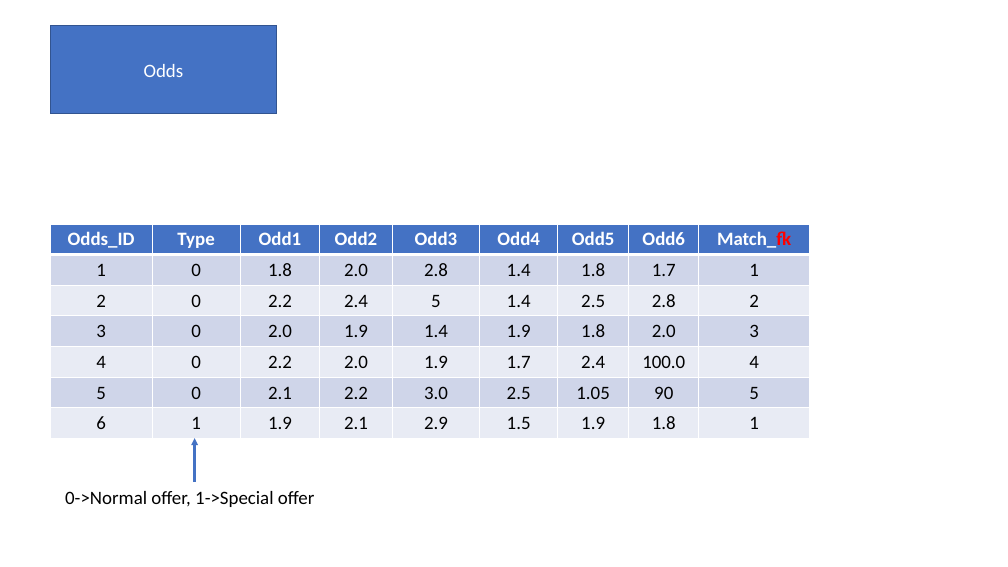
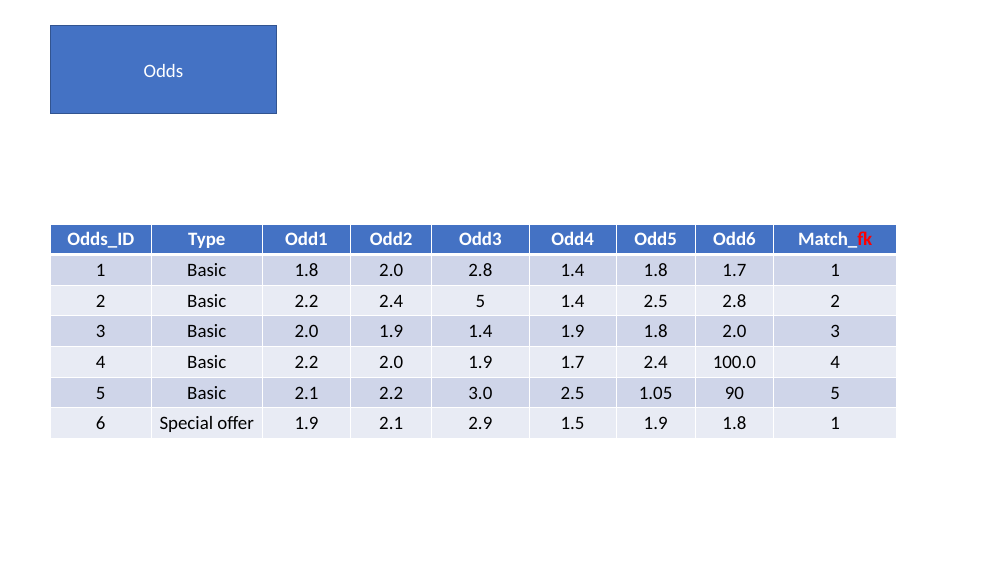
Before and after one commit to LjuboM/Betting-app, a slide deck: slide 6 of Database Logic.pptx. Drawn at 1008x567 pixels with LibreOffice and Linux fonts; fonts in the diff are those of the drawing. Boxes give left, top, right and bottom in pixels: in the first picture for what was removed or moved away, otherwise in the second. Text is boxed around its words. In the diff, an @@ line names an element or a change of style, - is before the commit and + after.

```diff
--- a/Database Logic.pptx
+++ b/Database Logic.pptx
@@ table at (50, 224, 897, 438) @@
-row 2, column 2: 0
+row 2, column 2: Basic
-row 3, column 2: 0
+row 3, column 2: Basic
-row 4, column 2: 0
+row 4, column 2: Basic
-row 5, column 2: 0
+row 5, column 2: Basic
-row 6, column 2: 0
+row 6, column 2: Basic
-row 7, column 2: 1
+row 7, column 2: Special offer
@@ table: place and size @@
-table at (50, 224, 809, 438)
+table at (50, 224, 897, 438)
@@ arrow removed from (194, 482) to (194, 439) @@
@@ text removed at (65, 491, 314, 507) @@
-0->Normal offer, 1->Special offer
```
Also in this commit, not shown: 6 other files.
